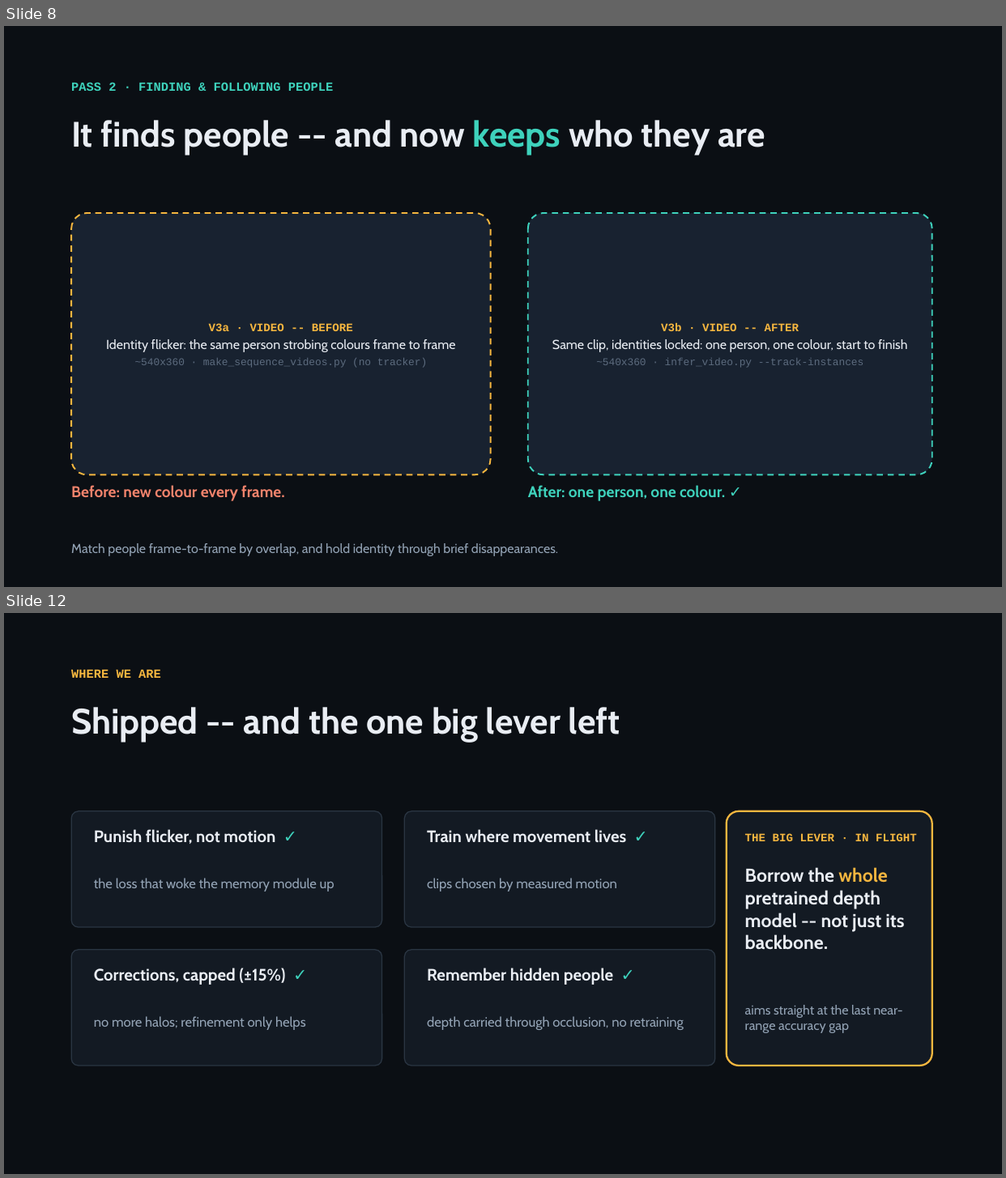
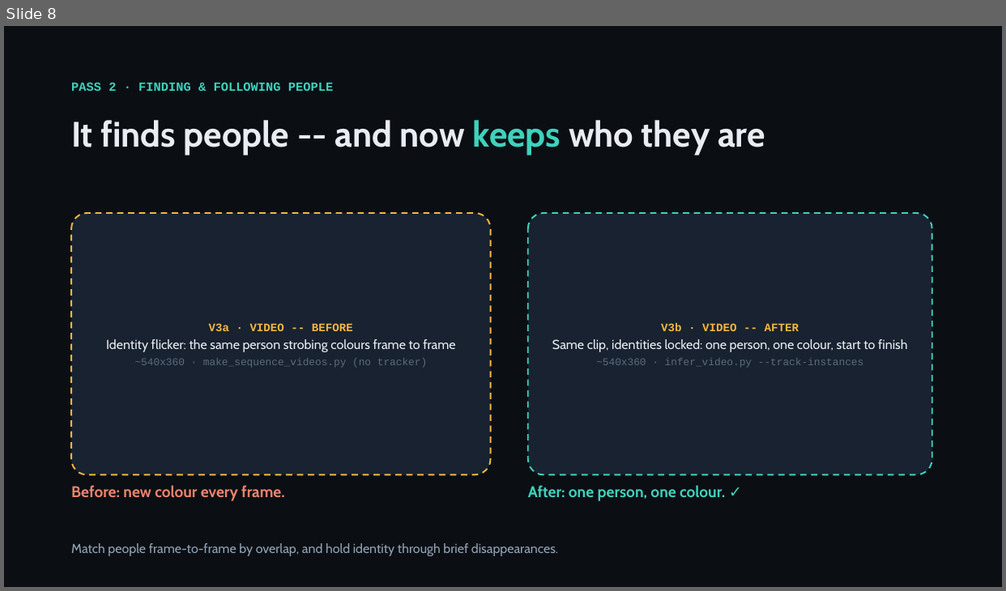
Before and after one commit to KSJanjua/ProCodes, a slide deck: docs/presentation/instancedepth-journey.pptx. Shown one above the other, each under a label of ours: slides 8 and 12 before the commit, slide 8 after it; the slides between them are not shown. The pictures are 1006x1178 and 1006x591 pixels, drawn with LibreOffice and Linux fonts; fonts in the diff are those of the drawing. Boxes give left, top, right and bottom in pixels: in the first picture for what was removed or moved away, otherwise in the second. Text is boxed around its words. In the diff, an @@ line names an element or a change of style, - is before the commit and + after.

```diff
--- a/docs/presentation/instancedepth-journey.pptx
+++ b/docs/presentation/instancedepth-journey.pptx
@@ slide 12 removed at [4, 613, 1002, 1174], background #0B0F14 @@
@@ text removed at [71, 670, 161, 678] @@
-WHERE WE ARE
@@ text removed at [71, 707, 620, 743] @@
-Shipped -- and the one big lever left
@@ rounded rectangle removed at [71, 811, 382, 927] @@
@@ text removed at [94, 829, 275, 844] @@
-Punish flicker, not motion ✓
@@ rounded rectangle removed at [404, 811, 715, 927] @@
@@ text removed at [427, 829, 626, 843] @@
-Train where movement lives ✓
@@ rounded rectangle removed at [727, 811, 932, 1066] @@
@@ text removed at [745, 833, 917, 841] @@
-THE BIG LEVER · IN FLIGHT
@@ text removed at [94, 878, 334, 892] @@
-the loss that woke the memory module up
@@ text removed at [427, 878, 617, 892] @@
-clips chosen by measured motion
@@ text removed at [745, 867, 904, 950] @@
-Borrow the whole pretrained depth model -- not just its backbone.
@@ rounded rectangle removed at [71, 950, 382, 1066] @@
@@ rounded rectangle removed at [404, 950, 715, 1066] @@
@@ text removed at [94, 968, 285, 985] @@
-Corrections, capped (±15%) ✓
@@ text removed at [427, 968, 613, 985] @@
-Remember hidden people ✓
@@ text removed at [94, 1016, 306, 1030] @@
-no more halos; refinement only helps
@@ text removed at [427, 1016, 684, 1030] @@
-depth carried through occlusion, no retraining
@@ text removed at [745, 1005, 902, 1033] @@
-aims straight at the last near-range accuracy gap
```
Also in this commit, not shown: 4 slides changed, 4 slides added, 3 other slides removed, 1 other file.
